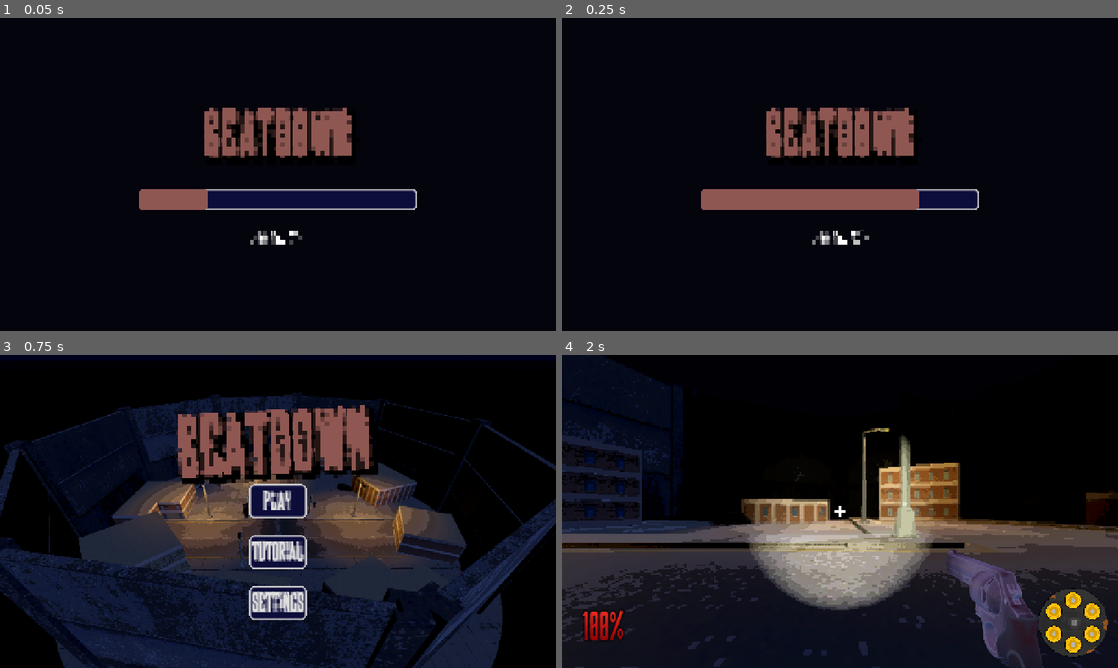
Above: before the commit, frames 1-4 (two rows, left to right).
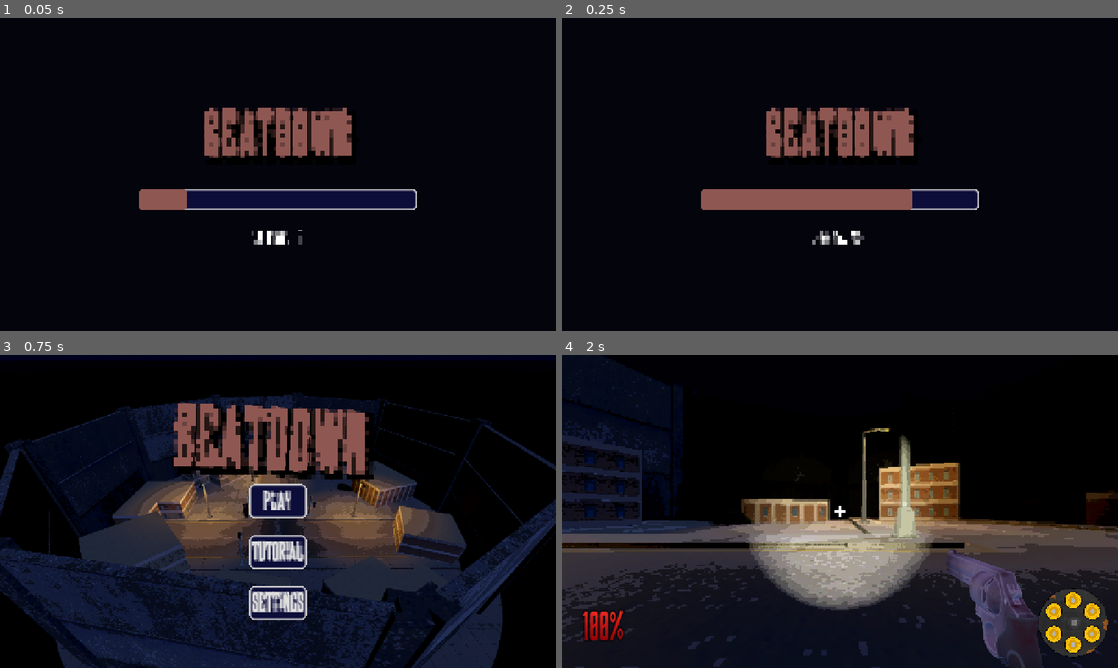
Above: after the commit, the same moments.

Repository: goob30/hackclub-haven
Game: Godot game, scene res://scenes/ui/homescreen.tscn
Two runs of this game, one before a commit and one after it. Both use one fixed random seed, a clock stepped at 60 frames per second and the inputs below. Before the commit the project starts from res://scenes/ui/loading.tscn. Sound files missing from this copy of the repository are replaced by a short silence.
Inputs (mouse positions are in pixels of both pictures, inside the frame that each line leads up to):
- Up to frame 1 (0.05 s): no input
- Up to frame 2 (0.25 s): no input
- Up to frame 3 (0.75 s): move the mouse to (400, 495) at 0.52 s; hold D (move_right) from 0.53 s (still down); click (400, 495) at 0.6 s
- Up to frame 4 (2 s): tap Space (jump) at 0.77 s; release D (move_right) at 1.25 s; click "PLAY" at 1.25 s

The runs differ from the first frame. In frame 1, 0.5% of the frame differs, in the area x 33-55%, y 54-73%; in frame 2, 0.1%; in frame 3, 7.3%, in the area x 0-100%, y 12-100%; in frame 4, nothing differs.

Commit message:
Make homescreen the main scene, loading runs on first launch

Diff:
--- a/project.godot
+++ b/project.godot
@@ -16,7 +16,7 @@
 
 config/name="haven2"
 config/tags=PackedStringArray("starterkit")
-run/main_scene="res://scenes/ui/loading.tscn"
+run/main_scene="res://scenes/ui/homescreen.tscn"
 config/features=PackedStringArray("4.7", "GL Compatibility")
 boot_splash/show_image=false
 boot_splash/use_filter=false
--- a/scenes/ui/homescreen.gd
+++ b/scenes/ui/homescreen.gd
@@ -20,6 +20,9 @@
 
 
 func _ready() -> void:
+	if not AssetCache.loaded:
+		get_tree().change_scene_to_file.call_deferred("res://scenes/ui/loading.tscn")
+		return
 	Input.mouse_mode = Input.MOUSE_MODE_VISIBLE
 	var holder := SubViewportContainer.new()
 	holder.stretch = true
